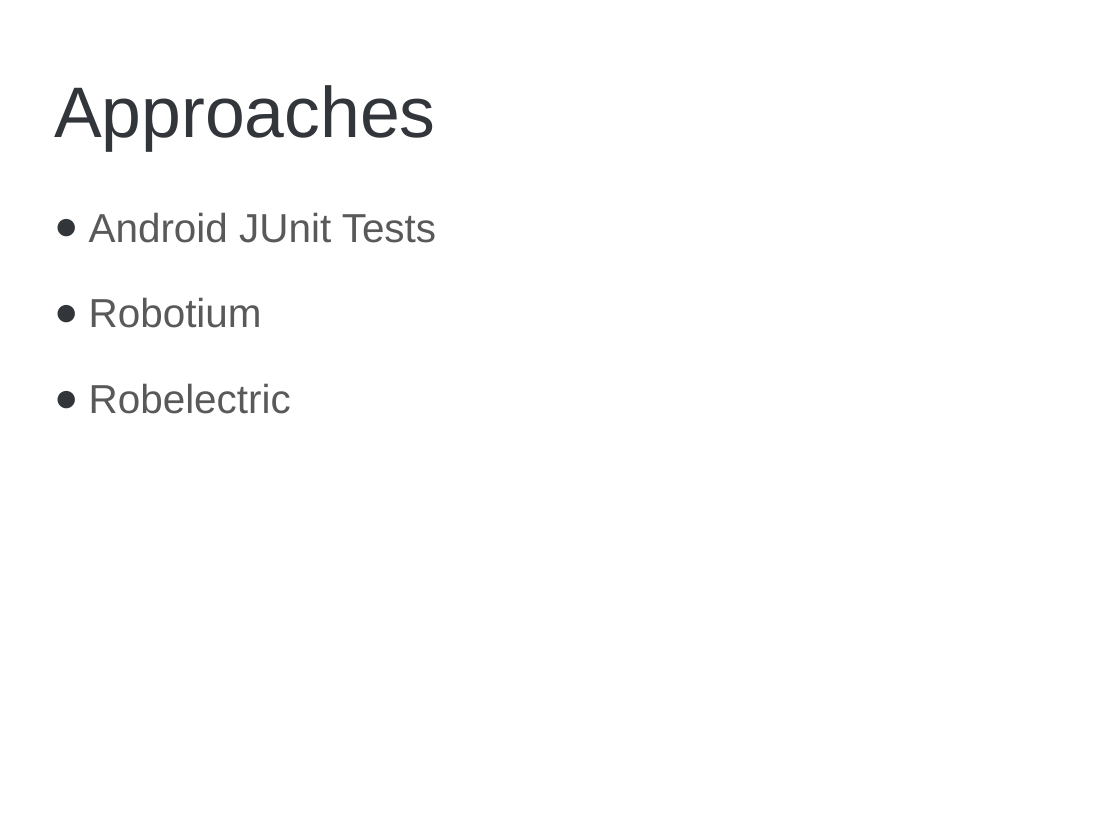
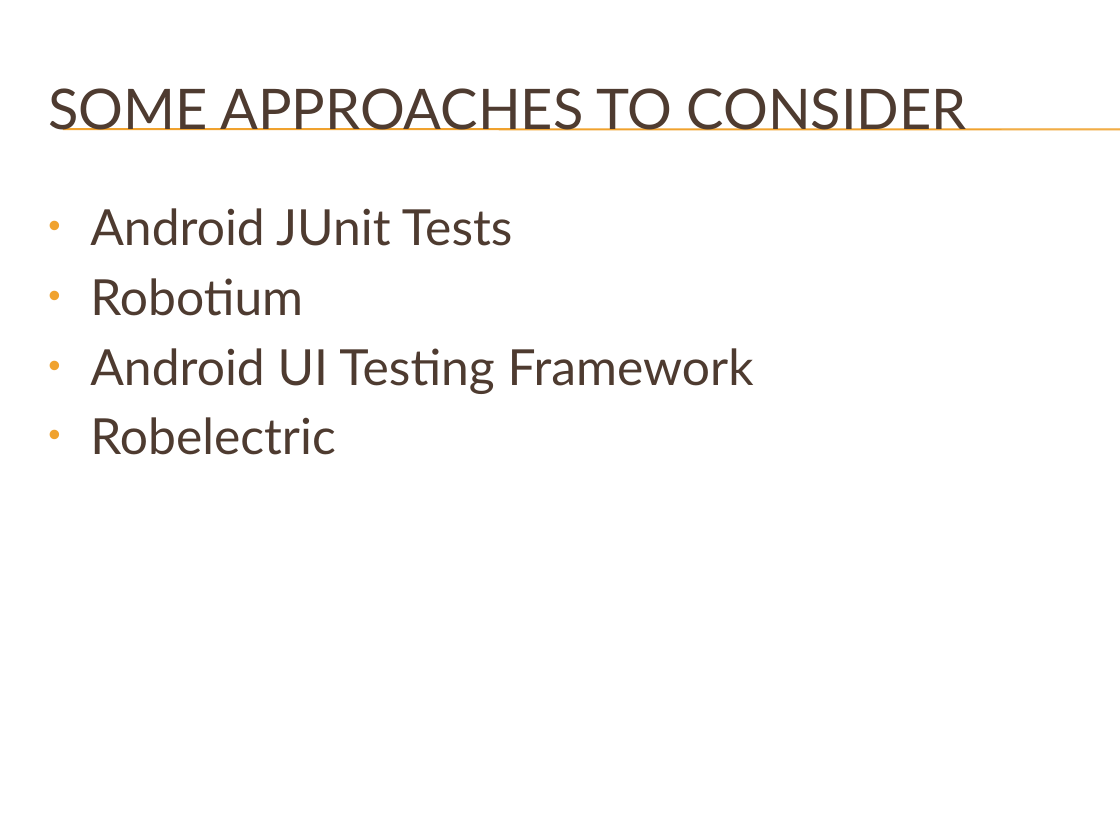
Before and after one commit to brycep/thomas, a slide deck: slide 2 of thomas-android/src/main/presentations/Unit Testing.pptx. Drawn at 1120x840 pixels with LibreOffice and Linux fonts; fonts in the diff are those of the drawing; background and template pictures are left out. Boxes give left, top, right and bottom in pixels: in the first picture for what was removed or moved away, otherwise in the second. Text is boxed around its words. In the diff, an @@ line names an element or a change of style, - is before the commit and + after.

Commit message:
Updated presentation theme and content. Should be more or less final at this point.

```diff
--- a/thomas-android/src/main/presentations/Unit Testing.pptx
+++ b/thomas-android/src/main/presentations/Unit Testing.pptx
@@ title at box(48, 88, 967, 131): text changed; size 46 to 36 pt; font Arial to Lato; text colour #32363B to #4E3B30 @@
-Approaches
+SOME APPROACHES TO CONSIDER
@@ line added from (63, 129) to (1120, 129), #F0A22E 0.75 pt @@
@@ line added from (63, 130) to (1120, 130), #F0A22E 0.75 pt @@
@@ text at box(90, 208, 513, 455): size 26 to 32 pt, font Arial to Lato, text colour #595959 to #4E3B30 in "Android JUnit Tests", "Robotium", "Robelectric"; bullet ● to •; less space between paragraphs; bullet colour #32363B to #F0A22E @@
@@ text at box(90, 348, 754, 394): paragraph added @@
+• Android UI Testing Framework
```
Also in this commit, not shown: 8 other slides changed, 5 slides added, 3 slides removed.
